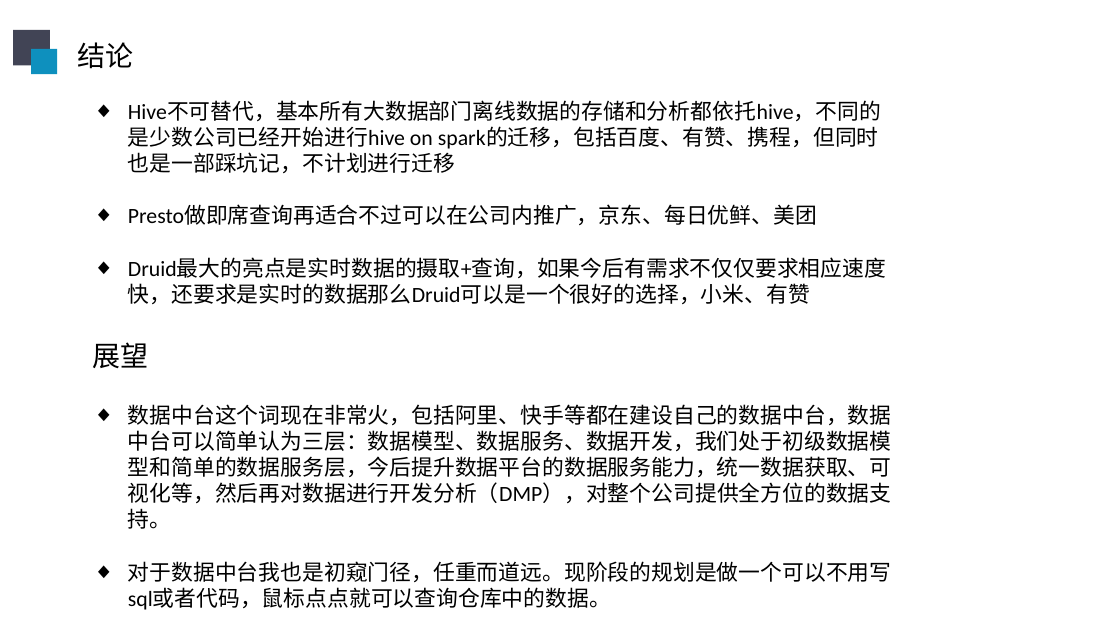
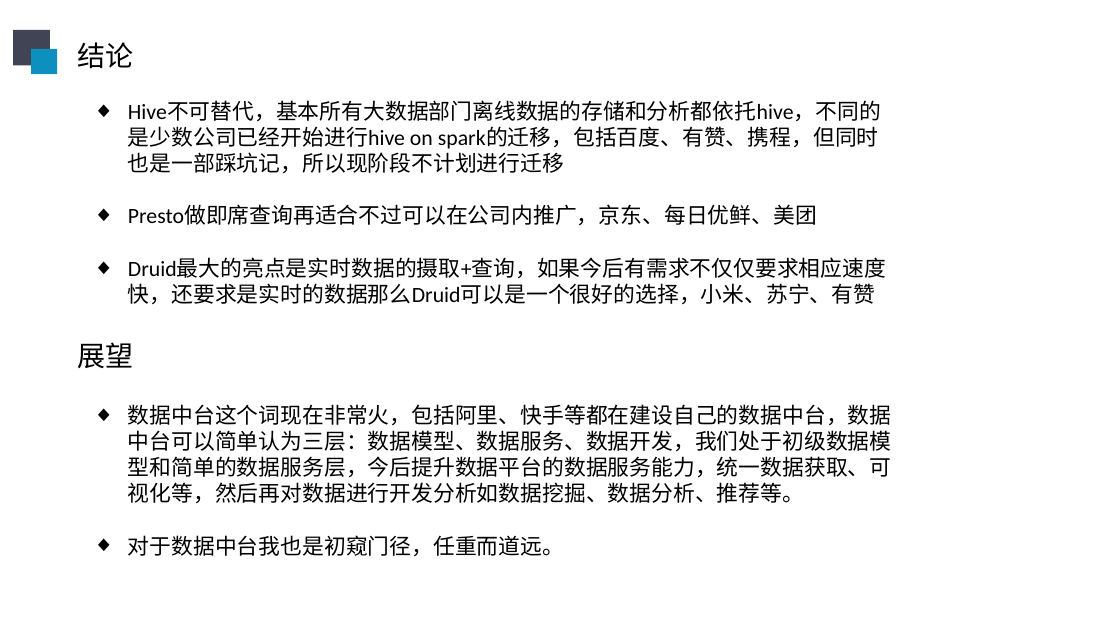
Before and after one commit to sunliangliang9201/interview_prepare, a slide deck: slide 13 of 在线阶段汇报20190606.pptx. Drawn at 1120x630 pixels with LibreOffice and Linux fonts; fonts in the diff are those of the drawing. Boxes give left, top, right and bottom in pixels: in the first picture for what was removed or moved away, otherwise in the second. Text is boxed around its words. In the diff, an @@ line names an element or a change of style, - is before the commit and + after.

```diff
--- a/在线阶段汇报20190606.pptx
+++ b/在线阶段汇报20190606.pptx
@@ text at <box>128,101,881,173</box>: text changed @@
-◆ Hive不可替代，基本所有大数据部门离线数据的存储和分析都依托hive，不同的是少数公司已经开始进行hive on spark的迁移，包括百度、有赞、携程，但同时也是一部踩坑记，不计划进行迁移
+◆ Hive不可替代，基本所有大数据部门离线数据的存储和分析都依托hive，不同的是少数公司已经开始进行hive on spark的迁移，包括百度、有赞、携程，但同时也是一部踩坑记，所以现阶段不计划进行迁移
@@ text at <box>128,258,886,304</box>: text changed @@
-◆ Druid最大的亮点是实时数据的摄取+查询，如果今后有需求不仅仅要求相应速度快，还要求是实时的数据那么Druid可以是一个很好的选择，小米、有赞
+◆ Druid最大的亮点是实时数据的摄取+查询，如果今后有需求不仅仅要求相应速度快，还要求是实时的数据那么Druid可以是一个很好的选择，小米、苏宁、有赞
@@ text "展望": place and size @@
-text "展望" at <box>93,342,149,368</box>
+text "展望" at <box>77,342,133,368</box>
@@ text at <box>128,404,892,556</box>: text changed @@
-◆ 数据中台这个词现在非常火，包括阿里、快手等都在建设自己的数据中台，数据中台可以简单认为三层：数据模型、数据服务、数据开发，我们处于初级数据模型和简单的数据服务层，今后提升数据平台的数据服务能力，统一数据获取、可视化等，然后再对数据进行开发分析（DMP），对整个公司提供全方位的数据支持。
-◆ 对于数据中台我也是初窥门径，任重而道远。现阶段的规划是做一个可以不用写sql或者代码，鼠标点点就可以查询仓库中的数据。
+◆ 数据中台这个词现在非常火，包括阿里、快手等都在建设自己的数据中台，数据中台可以简单认为三层：数据模型、数据服务、数据开发，我们处于初级数据模型和简单的数据服务层，今后提升数据平台的数据服务能力，统一数据获取、可视化等，然后再对数据进行开发分析如数据挖掘、数据分析、推荐等。
+◆ 对于数据中台我也是初窥门径，任重而道远。
```
Also in this commit, not shown: 1 other slide changed.
